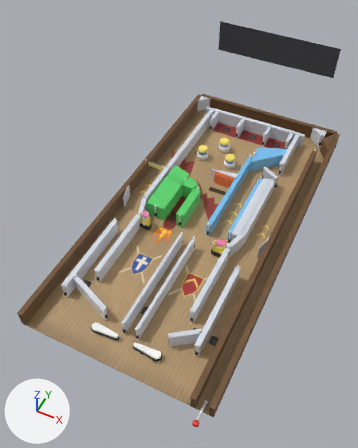
Two versions of the glTF model public/assets/dragonwar.glb, one commit apart.
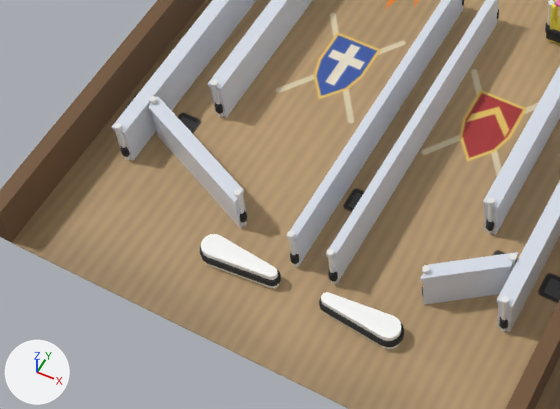
Each version is shown whole from a camera (50 mm lens) standing at (0.645, -0.412, 1.124) and looking at (0.233, 0.412, 0.095), then close up on the part from 6% to 60% of the width and 54% to 86% of the height. Every picture has the same lights, and +X, +Y and +Z are marked at lower left. The last two pictures show the newer version. Where no turn or scale is listed for an object, it has been applied to the vertices. Vertices at exactly the same position are counted once.

The first close-up shows 'vis_flipper_r', 'vis_guide_divider_l', 'vis_guide_divider_r', 'vis_guide_inlane_feed_l', 'vis_guide_inlane_feed_r', 'vis_guide_inlane_l', 'vis_guide_inlane_r', 'vis_guide_outer_l', 'vis_guide_outer_r', 'vis_playfield', 'vis_wall_lane', 'vis_wall_left' and 26 more.
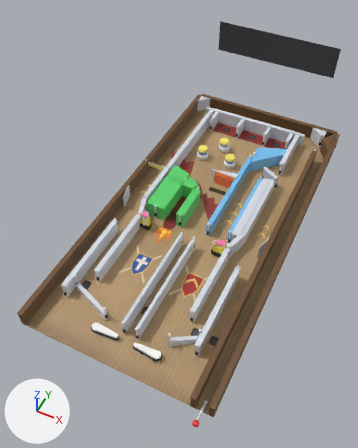
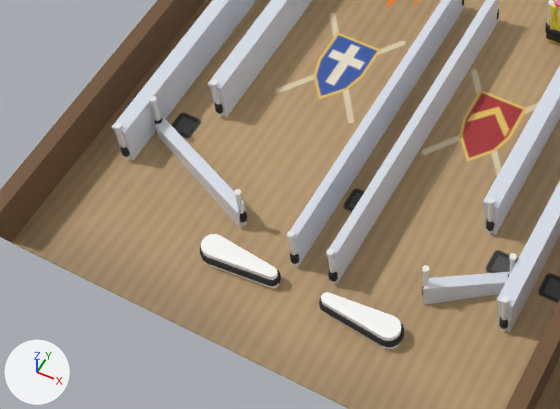
The change, as JSON lines over the scene's bpy script:
```json
{"block": "me_vis_guide_inlane_feed_l", "where": "# used by ob_vis_guide_inlane_feed_l; location = (0.0, 0.0, 0.0)"}
{"block": "me_vis_guide_inlane_feed_l", "where": "# verts and faces of me_vis_guide_inlane_feed_l; kept vertices keep their numbers, new ones are numbered from 16"}
{"block": "me_vis_guide_inlane_feed_l", "where": "# before: 4 (0.052, 0.153, 0.044) at pixel (150, 109), 5 (0.175, 0.103, 0.044) at pixel (234, 202), 6 (0.175, 0.115, 0.044) at pixel (242, 192), 7 (0.052, 0.165, 0.044)"}
{"op": "remove", "block": "me_vis_guide_inlane_feed_l", "code": "me_vis_guide_inlane_feed_l.from_pydata(...)  # 16 vertices, 24 faces; spans x 0.0508..0.1762, y 0.1012..0.1668, z 0.0..0.048"}
{"op": "add", "block": "me_vis_guide_inlane_feed_l", "code": "me_vis_guide_inlane_feed_l.from_pydata(...)  # 8 vertices, 12 faces; spans x 0.052..0.175, y 0.103..0.165, z 0.0..0.028"}
{"block": "me_vis_guide_inlane_feed_l", "change": "me_vis_guide_inlane_feed_l part 1: the loose piece of 8 vertices spanning x 0.0508..0.1762, y 0.1012..0.1668, z 0.044..0.048 is deleted"}
{"block": "me_vis_guide_inlane_feed_l", "change": "me_vis_guide_inlane_feed_l part 2"}
{"op": "add", "block": "me_vis_guide_inlane_feed_l", "code": "verts[4] = (0.052, 0.153, 0.0182)  # moved, pixel (155, 125)"}
{"op": "add", "block": "me_vis_guide_inlane_feed_l", "code": "verts[5] = (0.175, 0.103, 0.028)  # moved, pixel (237, 212)"}
{"op": "add", "block": "me_vis_guide_inlane_feed_l", "code": "verts[6] = (0.175, 0.115, 0.0278)  # moved, pixel (244, 202)"}
{"op": "add", "block": "me_vis_guide_inlane_feed_l", "code": "verts[7] = (0.052, 0.165, 0.018)  # moved, pixel (162, 116)"}
{"block": "me_vis_guide_inlane_feed_r", "where": "# used by ob_vis_guide_inlane_feed_r; location = (0.0, 0.0, 0.0)"}
{"op": "remove", "block": "me_vis_guide_inlane_feed_r", "code": "me_vis_guide_inlane_feed_r.from_pydata(...)  # 16 vertices, 24 faces; spans x 0.3548..0.4176, y 0.1077..0.1673, z 0.0..0.048"}
{"op": "add", "block": "me_vis_guide_inlane_feed_r", "code": "me_vis_guide_inlane_feed_r.from_pydata(...)  # 8 vertices, 12 faces; spans x 0.356..0.4164, y 0.11..0.165, z 0.0..0.028"}
{"block": "me_vis_guide_inlane_feed_r", "change": "me_vis_guide_inlane_feed_r part 3: the loose piece of 8 vertices spanning x 0.3548..0.4176, y 0.1077..0.1673, z 0.044..0.048 is deleted"}
{"block": "me_vis_guide_inlane_feed_r", "change": "me_vis_guide_inlane_feed_r part 4"}
{"block": "me_vis_guide_inlane_feed_r", "change": "4 vertices are removed from x 0.356..0.4164, y 0.11..0.165, z 0.044"}
{"block": "me_vis_guide_inlane_feed_r", "change": "10 faces are deleted"}
{"block": "me_vis_guide_inlane_feed_r", "change": "4 vertices are added at (0.356, 0.11, 0.028), (0.4164, 0.153, 0.0185), (0.4164, 0.165, 0.018), (0.356, 0.122, 0.0275)"}
{"block": "me_vis_guide_inlane_feed_r", "change": "10 new faces join them"}
```

Boxes (x1, y1, x2, y2) around the edits, measured in the close-ups (560 x 409 px; the box of a moved part takes in the faces that stretch with it):
```json
{"object": "vis_guide_inlane_feed_l", "change": "reshaped", "before": [149, 95, 248, 229], "after": [155, 116, 248, 229], "on screen": "6% narrower, 16% shorter"}
{"object": "vis_guide_inlane_feed_r", "change": "reshaped", "before": [420, 252, 518, 305], "after": [423, 272, 509, 305], "on screen": "12% narrower, 37% shorter"}
{"part": 1, "of": "me_vis_guide_inlane_feed_l", "change": "deleted", "before": [149, 95, 244, 204]}
{"part": 2, "of": "me_vis_guide_inlane_feed_l", "change": "moved or reshaped", "before": [152, 113, 246, 216], "after": [155, 116, 246, 216]}
{"part": 3, "of": "me_vis_guide_inlane_feed_r", "change": "deleted", "before": [420, 252, 518, 281]}
{"part": 4, "of": "me_vis_guide_inlane_feed_r", "change": "moved or reshaped", "before": [423, 268, 511, 294], "after": [423, 272, 509, 294]}
```
